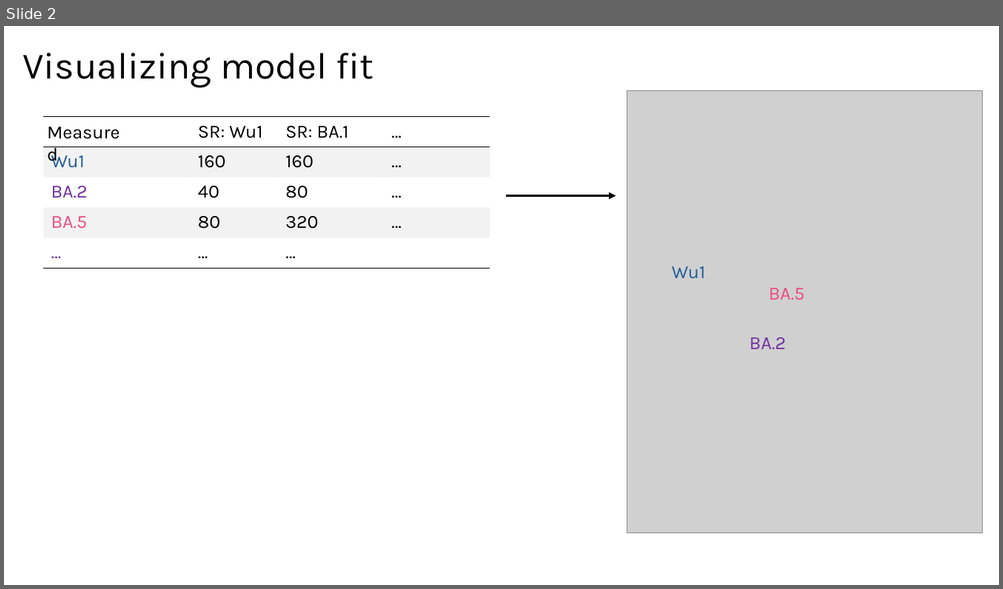
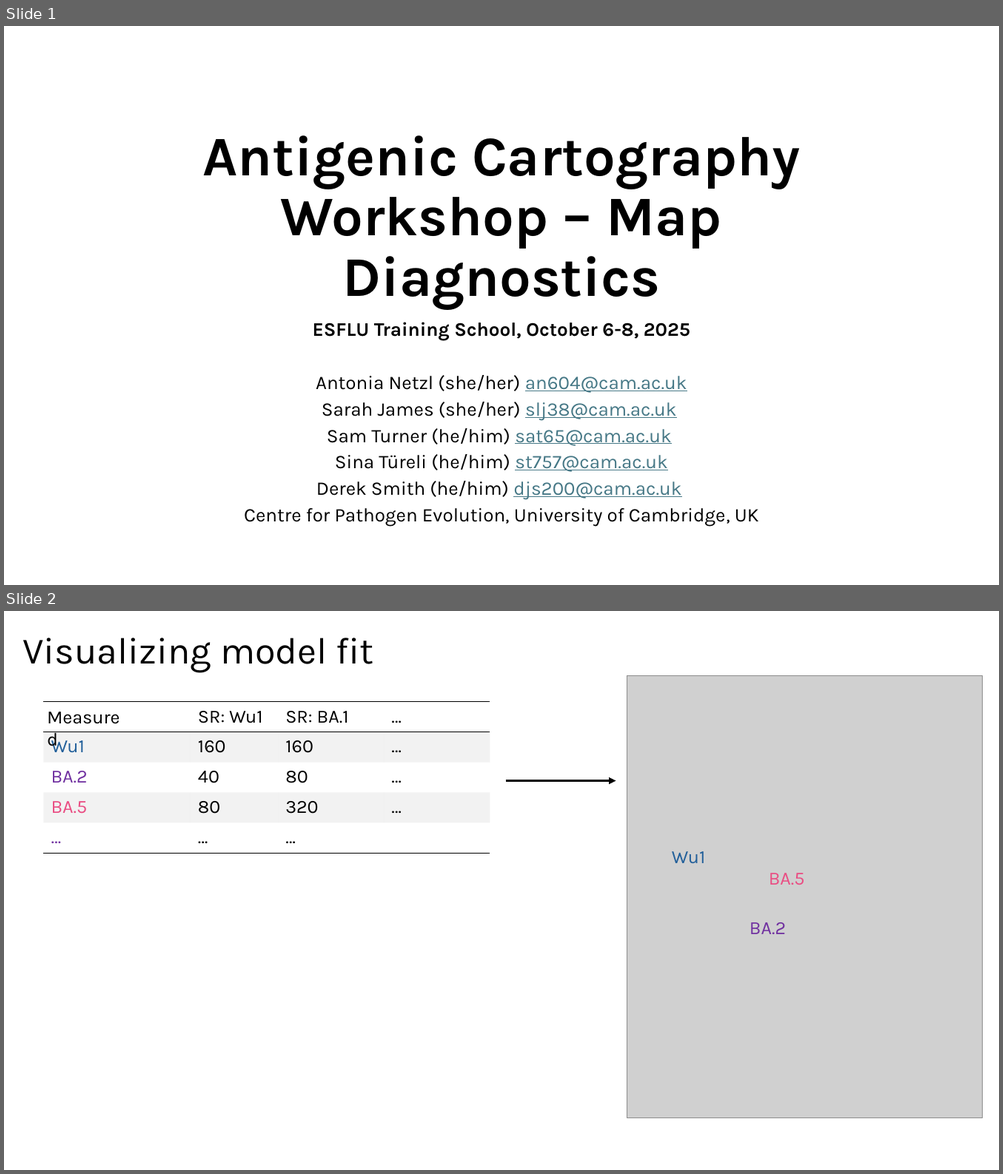
Before and after one commit to acorg/ESFLU_antigenic_cartography_training_school_2025, a slide deck: slides/02_map_diagnostics.pptx. Shown one above the other, each under a label of ours: slide 2 before the commit, slides 1 and 2 after it. The pictures are 1003x589 and 1003x1174 pixels, drawn with LibreOffice and Linux fonts; fonts in the diff are those of the drawing; grey boxes stand for pictures. Boxes give left, top, right and bottom in pixels: in the first picture for what was removed or moved away, otherwise in the second. Text is boxed around its words. In the diff, an @@ line names an element or a change of style, - is before the commit and + after.

```diff
--- a/slides/02_map_diagnostics.pptx
+++ b/slides/02_map_diagnostics.pptx
@@ slide 1 added at [4,26,999,585], background #FFFFFF @@
@@ title added at [202,136,800,310], 54 pt, text #000000, bold @@
+Antigenic Cartography Workshop – Map Diagnostics
@@ subtitle added at [244,322,759,527], 18.6 pt, text #000000 @@
+ESFLU Training School, October 6-8, 2025
+Antonia Netzl (she/her) an604@cam.ac.uk
+Sarah James (she/her) slj38@cam.ac.uk
+Sam Turner (he/him) sat65@cam.ac.uk
+Sina Türeli (he/him) st757@cam.ac.uk
+Derek Smith (he/him) djs200@cam.ac.uk
+Centre for Pathogen Evolution, University of Cambridge, UK
```
Also in this commit, not shown: 1 slide removed, 2 other files.
